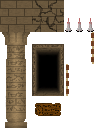
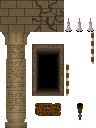
Revision of a layered 96x128 image; what changed, layer by layer:
added group "torch" (1st of 2) with 3 layers above "sign" over <box>77,103,83,120</box>
added layer "Calque 40" in group "torch" over <box>77,103,83,108</box>
added layer "Calque 41" in group "torch" over <box>77,105,83,120</box>
added layer "torch" (2nd of 2, in "torch") in group "torch" over <box>77,103,83,120</box>
